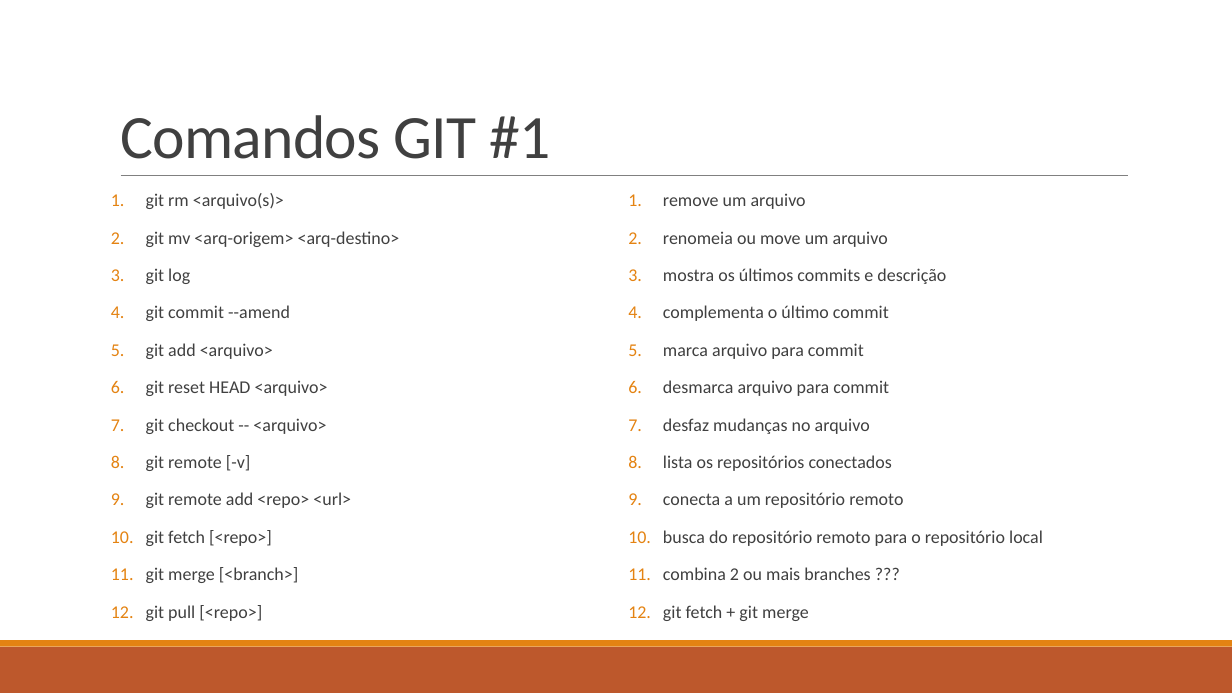
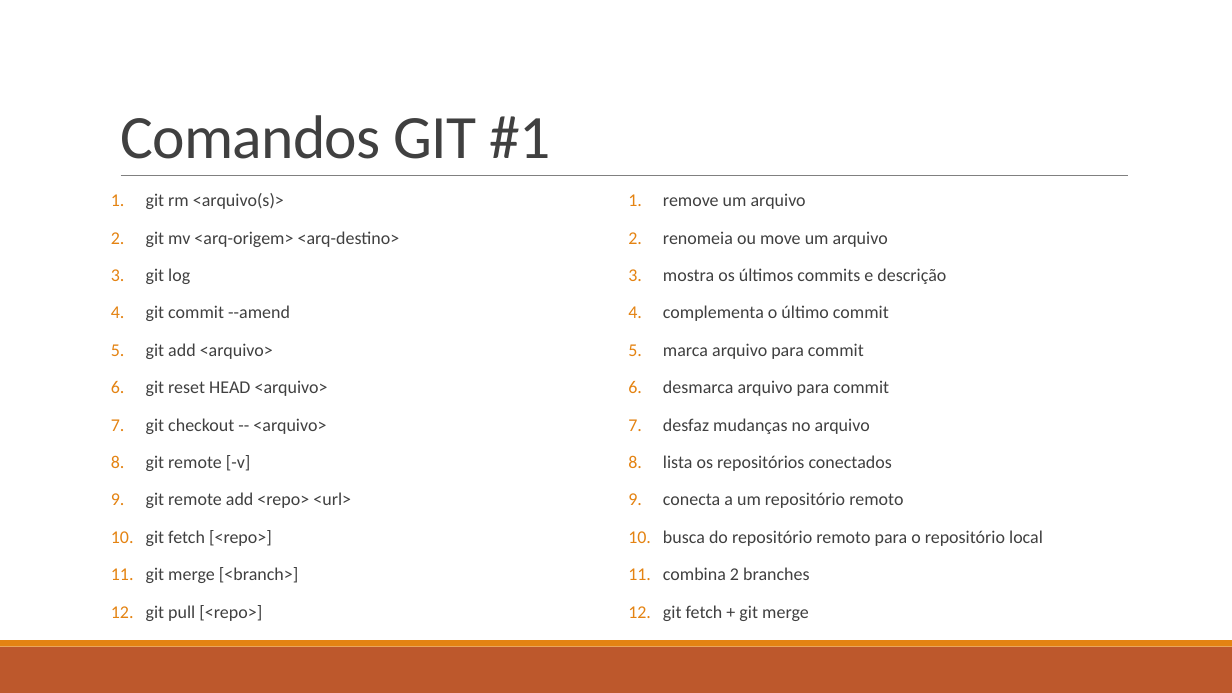
Before and after one commit to ekson73/Docs, a slide deck: slide 32 of Projeto VEK - GIT 4 VEK.pptx (slide 35 before the commit). Drawn at 1232x693 pixels with LibreOffice and Linux fonts; fonts in the diff are those of the drawing. Boxes give left, top, right and bottom in pixels: in the first picture for what was removed or moved away, otherwise in the second. Text is boxed around its words. In the diff, an @@ line names an element or a change of style, - is before the commit and + after.

```diff
--- a/Projeto VEK - GIT 4 VEK.pptx
+++ b/Projeto VEK - GIT 4 VEK.pptx
@@ text at [663,567,809,580]: text changed @@
-11. combina 2 ou mais branches ???
+11. combina 2 branches
```
Also in this commit, not shown: 15 other slides changed, 24 slides added, 2 slides removed, 2 other files.
